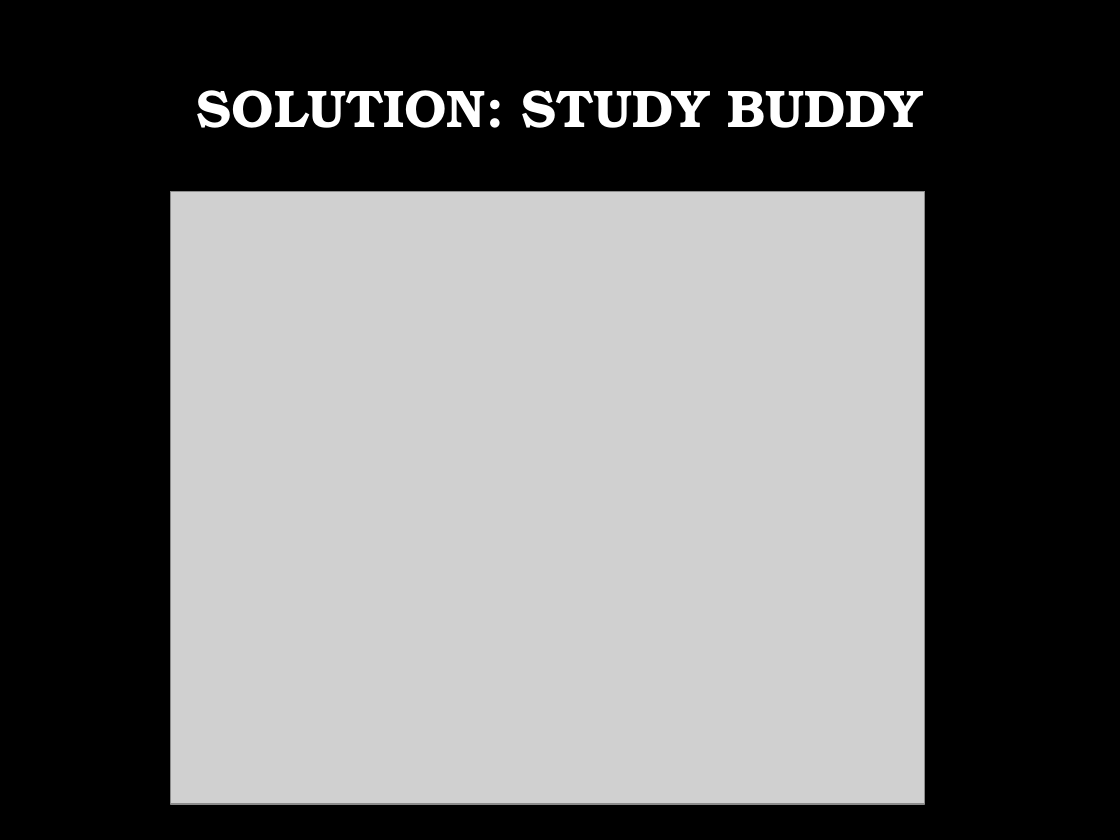
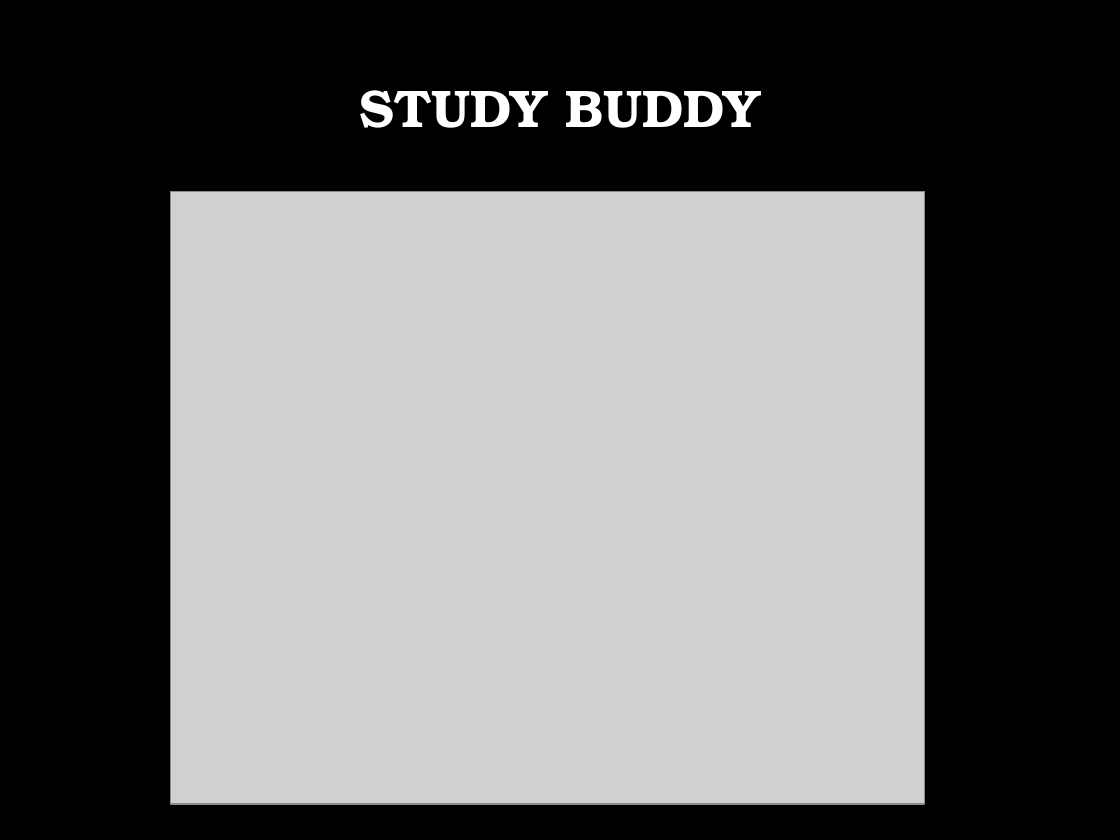
Before and after one commit to yuriiSY/Study-Buddy, a slide deck: slide 14 of Weekly Submissions/Week2/Presentation Week 2.pptx. Drawn at 1120x840 pixels with LibreOffice and Linux fonts; fonts in the diff are those of the drawing; grey boxes stand for pictures; background and template pictures are left out. Boxes give left, top, right and bottom in pixels: in the first picture for what was removed or moved away, otherwise in the second. Text is boxed around its words. In the diff, an @@ line names an element or a change of style, - is before the commit and + after.

```diff
--- a/Weekly Submissions/Week2/Presentation Week 2.pptx
+++ b/Weekly Submissions/Week2/Presentation Week 2.pptx
@@ title at (360, 90, 760, 128): text changed @@
-SOLUTION: STUDY BUDDY
+STUDY BUDDY
```
Also in this commit, not shown: 1 other slide changed.
